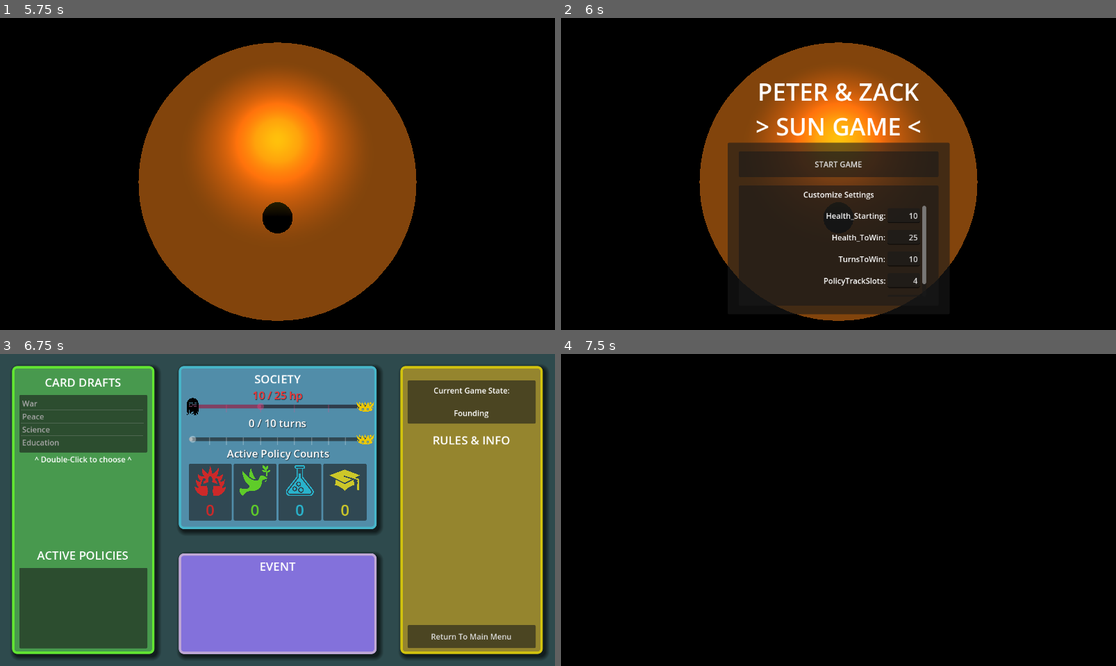
Above: before the commit, frames 1-4 (two rows, left to right).
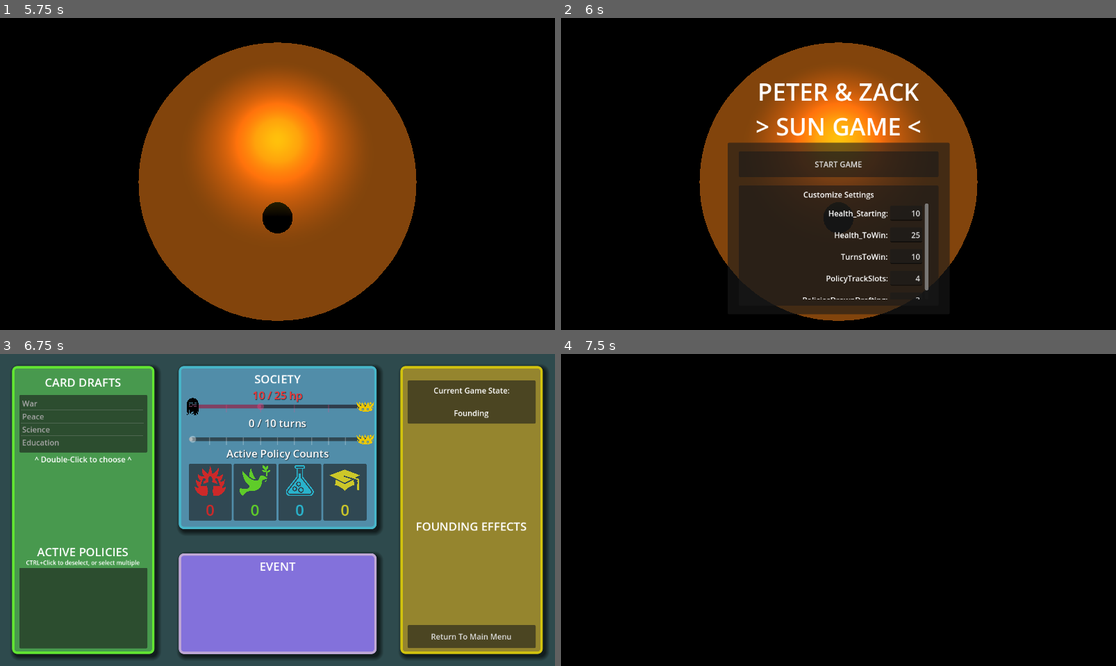
Above: after the commit, the same moments.

Repository: ZacharyJJones/godot_SunGame
Game: Godot game, scene res://scenes/title_screen.tscn
The game is run twice, just before and just after one commit, with the same random seed, the same clock (stepped at 60 frames per second) and the same inputs.
Inputs:
- Up to frame 1 (5.75 s): tap Enter at 0.5 s
- Up to frame 2 (6 s): tap Space at 5.75 s
- Up to frame 3 (6.75 s): click "START GAME" at 6.5 s
- Up to frame 4 (7.5 s): click "Return To Main Menu" at 7.25 s

Frame 1 is identical in both runs. In frame 2, 1.1% of the frame differs, in the area x 43-67%, y 59-91%; in frame 3, 1.2%, in the area x 4-95%, y 26-69%; in frame 4, nothing differs.

Commit message:
added hints, cleaned up UI

Diff:
--- a/scenes/basic_gameplay.tscn
+++ b/scenes/basic_gameplay.tscn
@@ -88,6 +88,9 @@
 [sub_resource type="LabelSettings" id="LabelSettings_3fffe"]
 font_size = 24
 
+[sub_resource type="LabelSettings" id="LabelSettings_d2pvu"]
+font_size = 12
+
 [sub_resource type="StyleBoxFlat" id="StyleBoxFlat_drftf"]
 bg_color = Color(0.317647, 0.552941, 0.662745, 1)
 border_width_left = 5
@@ -232,12 +235,26 @@
 anchors_preset = -1
 anchor_top = 0.6
 anchor_right = 1.0
-anchor_bottom = 0.7
+anchor_bottom = 0.65
 offset_left = 10.0
 offset_top = 10.0
 offset_right = -10.0
 text = "ACTIVE POLICIES"
 label_settings = SubResource("LabelSettings_3fffe")
+horizontal_alignment = 1
+vertical_alignment = 1
+
+[node name="ActivePoliciesTitle2" type="Label" parent="GameplayUI/DraftsAndActive"]
+layout_mode = 1
+anchors_preset = -1
+anchor_top = 0.65
+anchor_right = 1.0
+anchor_bottom = 0.7
+offset_left = 10.0
+offset_top = 10.0
+offset_right = -10.0
+text = "CTRL+Click to deselect, or select multiple"
+label_settings = SubResource("LabelSettings_d2pvu")
 horizontal_alignment = 1
 vertical_alignment = 1
 
@@ -288,12 +305,14 @@
 [node name="HealthReadout" type="Label" parent="GameplayUI/SocietyInfo"]
 layout_mode = 1
 anchors_preset = -1
-anchor_left = 0.5
-anchor_right = 0.5
-offset_left = -68.0
-offset_top = 45.0
-offset_right = 69.0
-offset_bottom = 75.0
+anchor_left = 0.334
+anchor_top = 0.133
+anchor_right = 0.668
+anchor_bottom = 0.224
+offset_left = 0.19278
+offset_top = -0.0604019
+offset_right = -0.0144348
+offset_bottom = -0.891205
 grow_horizontal = 2
 theme_override_colors/font_color = Color(1, 0.129412, 0.129412, 1)
 text = "10 / 25hp"
@@ -350,12 +369,14 @@
 [node name="TurnsReadout" type="Label" parent="GameplayUI/SocietyInfo"]
 layout_mode = 1
 anchors_preset = -1
-anchor_left = 0.5
-anchor_right = 0.5
-offset_left = -67.0
-offset_top = 103.0
-offset_right = 68.0
-offset_bottom = 134.0
+anchor_left = 0.337
+anchor_top = 0.304
+anchor_right = 0.666
+anchor_bottom = 0.396
+offset_left = -0.0396118
+offset_top = 0.00479126
+offset_right = -0.19281
+offset_bottom = -0.16481
 grow_horizontal = 2
 theme_override_colors/font_color = Color(1, 0.129412, 0.129412, 1)
 text = "0 / 10 turns"
@@ -396,12 +417,14 @@
 [node name="ActivePolicyAmounts" type="Label" parent="GameplayUI/SocietyInfo"]
 layout_mode = 1
 anchors_preset = -1
-anchor_left = 0.5
-anchor_right = 0.5
-offset_left = -106.0
-offset_top = 166.0
-offset_right = 109.0
-offset_bottom = 197.0
+anchor_left = 0.242
+anchor_top = 0.49
+anchor_right = 0.765
+anchor_bottom = 0.581
+offset_left = -0.0136185
+offset_top = -0.0120087
+offset_right = 0.13797
+offset_bottom = 0.157181
 grow_horizontal = 2
 theme_override_colors/font_color = Color(1, 0.129412, 0.129412, 1)
 text = "Active Policy Counts"
@@ -554,20 +577,45 @@
 text = "GAME_STATE_LABEL"
 horizontal_alignment = 1
 
+[node name="FoundingPolicyFrame" type="HBoxContainer" parent="GameplayUI/RulesReference"]
+self_modulate = Color(1, 1, 1, 0)
+layout_mode = 1
+anchors_preset = -1
+anchor_left = 0.2
+anchor_top = 0.25
+anchor_right = 0.8
+anchor_bottom = 0.5
+offset_left = -1.14441e-05
+offset_right = -1.52588e-05
+mouse_filter = 0
+
 [node name="RulesLabel" type="Label" parent="GameplayUI/RulesReference"]
 layout_mode = 1
 anchors_preset = -1
-anchor_top = 0.2
-anchor_right = 1.0
-anchor_bottom = 0.3
+anchor_top = 0.5
+anchor_right = 1.0
+anchor_bottom = 0.6
+offset_left = 10.0
+offset_top = 10.0
+offset_right = -10.0
+text = "Founding Effects"
+label_settings = SubResource("LabelSettings_quj2w")
+horizontal_alignment = 1
+vertical_alignment = 1
+uppercase = true
+
+[node name="FoundingEffectLabel" type="Label" parent="GameplayUI/RulesReference"]
+layout_mode = 1
+anchors_preset = -1
+anchor_top = 0.6
+anchor_right = 1.0
+anchor_bottom = 0.8
 offset_left = 10.0
 offset_top = 10.0
 offset_right = -10.0
 text = "Rules & Info"
-label_settings = SubResource("LabelSettings_quj2w")
-horizontal_alignment = 1
-vertical_alignment = 1
-uppercase = true
+horizontal_alignment = 1
+vertical_alignment = 1
 
 [node name="ReturnMenuButton" type="Button" parent="GameplayUI/RulesReference"]
 layout_mode = 1
@@ -576,19 +624,11 @@
 anchor_top = 0.9
 anchor_right = 0.95
 anchor_bottom = 0.98
+offset_left = 2.76566e-05
+offset_right = 3.05176e-05
 grow_horizontal = 2
 grow_vertical = 0
 text = "Return To Main Menu"
-
-[node name="FoundingPolicyFrame" type="HBoxContainer" parent="GameplayUI/RulesReference"]
-self_modulate = Color(1, 1, 1, 0)
-layout_mode = 1
-anchors_preset = -1
-anchor_left = 0.2
-anchor_top = 0.5
-anchor_right = 0.8
-anchor_bottom = 0.7
-mouse_filter = 0
 
 [connection signal="item_activated" from="GameplayUI/DraftsAndActive/DraftItemList" to="GameplayUI" method="_on_draft_item_list_item_activated"]
 [connection signal="multi_selected" from="GameplayUI/DraftsAndActive/ActivePolicyItemList" to="GameplayUI" method="_on_active_policy_item_list_multi_selected"]
--- a/scenes/gameplay_ui.gd
+++ b/scenes/gameplay_ui.gd
@@ -18,6 +18,16 @@
 @onready var founding_policy_frame = $RulesReference/FoundingPolicyFrame
 var founding_policy_prefab
 
+# Society Info Area
+@onready var health_readout = $SocietyInfo/HealthReadout
+@onready var health_bar = $SocietyInfo/HealthBar
+
+@onready var turns_readout = $SocietyInfo/TurnsReadout
+@onready var turns_bar = $SocietyInfo/TurnsBar
+
+@onready var active_policy_readout_area = $SocietyInfo/ActivePolicyReadoutArea
+var active_policy_prefabs
+
 # Drafts / Active Policies Area
 @onready var drafts_list = $DraftsAndActive/DraftItemList
 @onready var active_policy_item_list = $DraftsAndActive/ActivePolicyItemList
@@ -32,15 +42,8 @@
 
 @onready var event_policy_threshold_prefab
 
-# Society Info Area
-@onready var health_readout = $SocietyInfo/HealthReadout
-@onready var health_bar = $SocietyInfo/HealthBar
-
-@onready var turns_readout = $SocietyInfo/TurnsReadout
-@onready var turns_bar = $SocietyInfo/TurnsBar
-
-@onready var active_policy_readout_area = $SocietyInfo/ActivePolicyReadoutArea
-var active_policy_prefabs
+# Etc Info Area
+@onready var founding_effect_label = $RulesReference/FoundingEffectLabel
 
 
 func _ready():
@@ -141,6 +144,7 @@
 		founding_policy_prefab.Initialize(game.FoundingPolicy)
 		founding_policy_prefab.SetLabel("Founding")
 
+	founding_effect_label.text = _get_founding_effect_hint_text(game.FoundingPolicy)
 	pass
 
 # ======================================================
@@ -150,6 +154,16 @@
 	if (policy.ActivatedTypes.size() > 0):
 		active_types = " (%s)" % ", ".join(policy.ActivatedTypes.map(func(x): return _enum_keys[x]))
 	return "%s%s" % [_enum_keys[policy.Type], active_types]
+
+func _get_founding_effect_hint_text(type : Enum.PolicyType):
+	var map = {
+		Enum.PolicyType.Undefined: "",
+		Enum.PolicyType.War: "With 2+ active War policies:\nEvent magnitude reduced by 1.",
+		Enum.PolicyType.Peace: "With 2+ active Peace policies:\n+1 active policy limit.",
+		Enum.PolicyType.Science: "When Science policy expires:\nGain 1 reroll credit (max 1).",
+		Enum.PolicyType.Education: "When drafting Education policy:\nActivated policy grants ALL types.",
+	}
+	return map[type]
 
 # ======================================================
 
--- a/scenes/title_screen.tscn
+++ b/scenes/title_screen.tscn
@@ -210,11 +210,16 @@
 vertical_alignment = 2
 
 [node name="ScrollContainer" type="ScrollContainer" parent="TitleUI/Panel/SettingsMenu"]
-layout_mode = 2
-offset_left = 25.736
-offset_top = 42.422
-offset_right = 388.736
-offset_bottom = 231.422
+layout_mode = 1
+anchors_preset = -1
+anchor_left = 0.05
+anchor_top = 0.15
+anchor_right = 0.95
+anchor_bottom = 0.95
+offset_left = 0.0233631
+offset_top = 0.0104065
+offset_right = 0.143402
+offset_bottom = -0.0954132
 grow_horizontal = 2
 grow_vertical = 2
 horizontal_scroll_mode = 0
Not shown, changed: export_presets.cfg
Not shown: 1 places in scenes/basic_gameplay.tscn that only renumber resources
